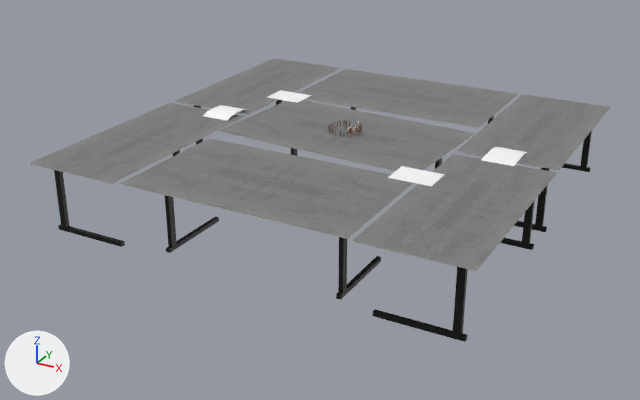
A saved change to the Blender file Models/Characters/stick.blend.
Before and after are seen from a 50 mm lens placed at (433.0, -846.0, 327.0), pointed at (-16.0, -30.0, -81.0). Arrows for +X, +Y and +Z are at lower left; the lights stay in place.

Before the edit, the objects in view are built like this:
```python
me_cube_008 = bpy.data.meshes.new('Cube.008')
me_cube_008.from_pydata(...)  # 76 vertices, 58 faces; spans x -152.0..152.0, y -76.0..76.0, z -9.0..-5.0
me_cube_008.polygons.foreach_set('use_smooth', [True] * 58)
me_cube_008.materials.append(mat_untitled_001)  # grey #bcbcbc
me_cylinder_003 = bpy.data.meshes.new('Cylinder.003')
me_cylinder_003.from_pydata(...)  # 711 vertices, 604 faces; spans x -242.0..242.0, y -241.0..242.0, z -80.0..5.0
me_cylinder_003.materials.append(mat_table_png)  # picture img_table_png
ob_table2 = bpy.data.objects.new('Table2', me_cube_008)
ob_table2.location = (0.0, 0.0, 0.0)
ob_table2.scale = (1.0, 1.0, 1.02)
ob_table2.hide_viewport = True
ob_tables = bpy.data.objects.new('Tables', me_cylinder_003)
ob_tables.location = (0.0, 0.0, -7.2)
```
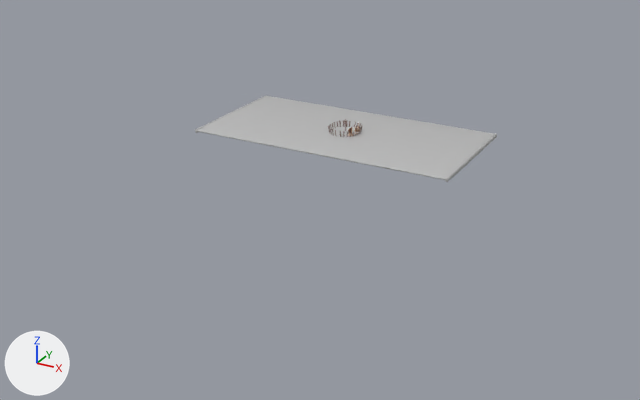
Edits to the scene script, one JSON object a line:
```json
{"op": "remove", "block": "ob_table2", "code": "ob_table2.hide_viewport = True"}
{"op": "add", "block": "ob_tables", "code": "ob_tables.hide_viewport = True"}
```

What differs and where, as boxes [x1, y1, x2, y2] in the pictures (640 x 400 px):
```json
{"object": "Tables", "change": "hidden", "before": [29, 58, 611, 342]}
{"object": "Table2", "change": "shown", "after": [195, 95, 497, 182]}
```
